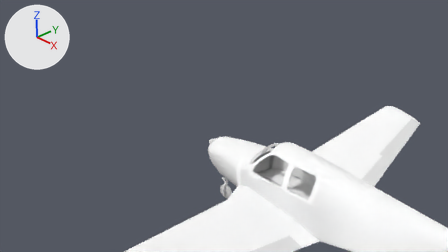
The Blender file Blender/beech35.blend, before and after one commit.
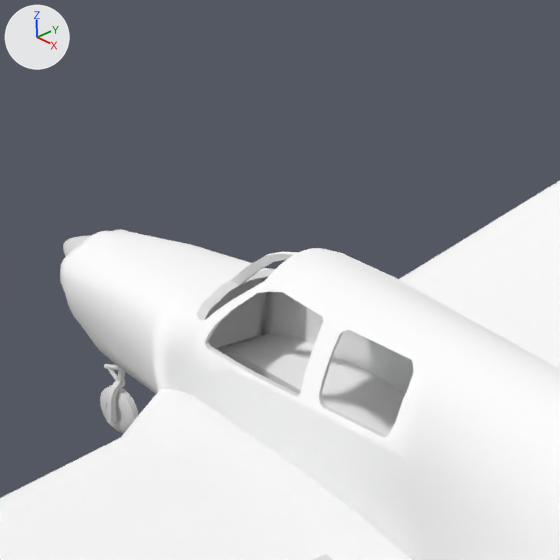
There are two pictures of each version: one from the file's camera 'Camera', one close up on the part from 42% to 81% of the width and 26% to 94% of the height. The axes (+X, +Y, +Z) are drawn at upper left. The lights are the same throughout.

The first close-up shows 'NoseGear', 'fuselage', 'windowrims', 'wing'.
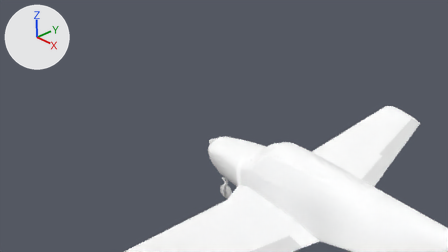
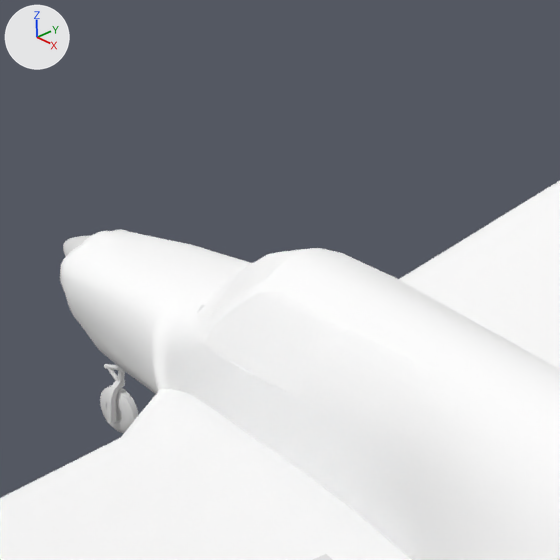
Changed parts and their boxes [x1, y1, x2, y2] in the close-ups (560 x 560 px):
'glass2', added
    after: [205, 254, 352, 396]
'glass1', added
    after: [319, 292, 474, 438]
'glass3', added
    after: [196, 248, 312, 320]
'windowrims', unchanged, covered by the edit
    before: [196, 254, 387, 438]
    after: [197, 296, 430, 313]

What changed in the scene script:
```text
Add mat_glass:
    mat_glass = diffuse_material('glass')
    mat_glass.base_color = (1.0, 1.0, 1.0)  # white #ffffff
Add me_cylinder_023:
    me_cylinder_023.from_pydata(...)  # 75 vertices, 21 faces, 116 loose edges; spans x 0.706..1.216, y 0.287..0.517, z 0.205..0.63
    me_cylinder_023.polygons.foreach_set('use_smooth', [True] * 21)
    me_cylinder_023.materials.append(mat_glass)  # white #ffffff
Add me_cylinder_024:
    me_cylinder_024.from_pydata(...)  # 32 vertices, 17 faces, 9 loose edges; spans x -0.181..0.583, y 0.306..0.532, z 0.19..0.659
    me_cylinder_024.polygons.foreach_set('use_smooth', [True] * 17)
    me_cylinder_024.materials.append(mat_glass)  # white #ffffff
Add me_cylinder_025:
    me_cylinder_025.from_pydata(...)  # 29 vertices, 19 faces, 7 loose edges; spans x -0.429..0.078, y 0.019..0.434, z 0.293..0.734
    me_cylinder_025.polygons.foreach_set('use_smooth', [True] * 19)
    me_cylinder_025.materials.append(mat_glass)  # white #ffffff
Add ob_glass1:
    ob_glass1 = bpy.data.objects.new('glass1', me_cylinder_023)
    ob_glass1.location = (2.018, 0.008, 0.04)
    _m = ob_glass1.modifiers.new('Mirror', 'MIRROR')
    _m.use_axis = (False, True, False)
Add ob_glass2:
    ob_glass2 = bpy.data.objects.new('glass2', me_cylinder_024)
    ob_glass2.location = (2.018, 0.008, 0.04)
    _m = ob_glass2.modifiers.new('Mirror', 'MIRROR')
    _m.use_axis = (False, True, False)
Add ob_glass3:
    ob_glass3 = bpy.data.objects.new('glass3', me_cylinder_025)
    ob_glass3.location = (2.018, 0.008, 0.04)
    _m = ob_glass3.modifiers.new('Mirror', 'MIRROR')
    _m.use_axis = (False, True, False)
```
